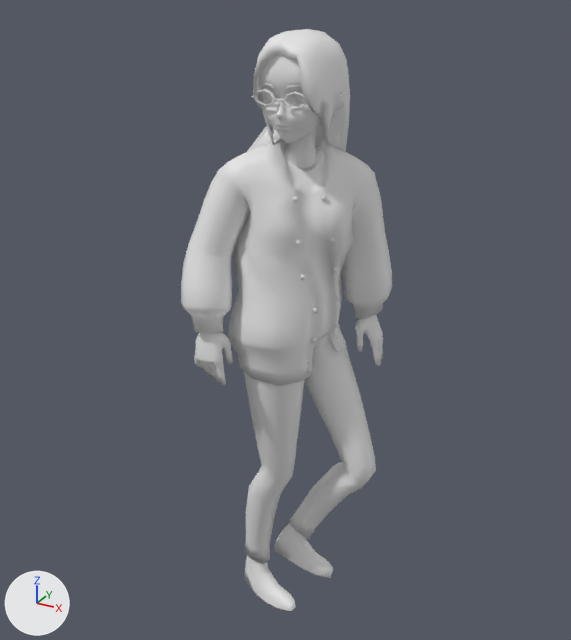
The glTF model public/avatars/female/skeleton.glb: old version first, new version second.
Both versions are drawn from a 50 mm lens placed at (0.887, -1.631, 1.763), pointed at (-0.001, -0.016, 0.956). Every picture has the same lights, and +X, +Y and +Z are marked at lower left. Both versions are drawn at frame 3 of the action 'LeftStrafeWalk'; the numbers are the values there. Vertices at the same position are counted once.

Before the edit, the objects in view are built like this:
```python
me_bodymesh = bpy.data.meshes.new('Bodymesh')
me_bodymesh.from_pydata(...)  # 827 vertices, 1570 faces; spans x -0.202..0.196, y -0.223..0.248, z 0.806..1.415
me_hairmesh = bpy.data.meshes.new('Hairmesh')
me_hairmesh.from_pydata(...)  # 229 vertices, 438 faces; spans x -0.124..0.122, y -0.1..0.169, z 1.223..1.649
me_handmesh = bpy.data.meshes.new('Handmesh')
me_handmesh.from_pydata(...)  # 424 vertices, 828 faces; spans x -0.167..0.191, y -0.203..0.233, z 0.786..1.039
ob_body = bpy.data.objects.new('Body', me_bodymesh)
ob_body.location = (0.0, 0.0, 0.0)
ob_hair = bpy.data.objects.new('Hair', me_hairmesh)
ob_hair.location = (0.0, 0.0, 0.0)
ob_hand = bpy.data.objects.new('Hand', me_handmesh)
ob_hand.location = (0.0, 0.0, 0.0)
# also in view: 'Face' at (0.026, -0.009, 1.461); 'Foot' at (-0.044, 0.065, 0.122); 'Leg' at (0.031, 0.022, 0.566)
```
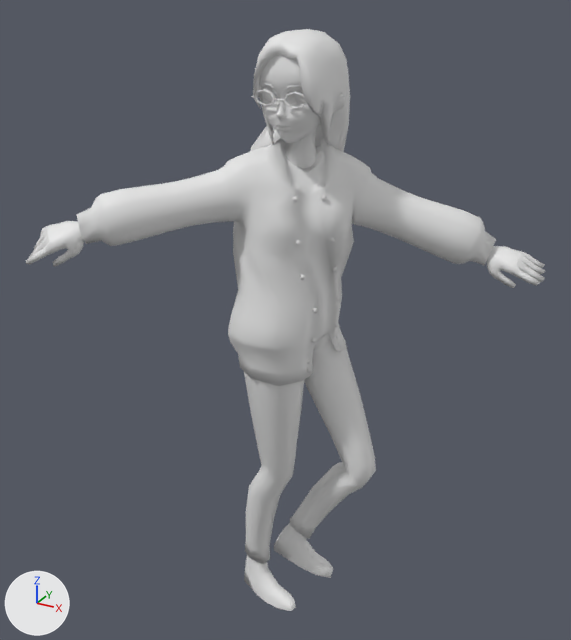
Commit message: Change skeleton.glb to match hubs' full-body avatar.

Where the change shows, as pixel boxes (x1, y1, x2, y2) in the pictures (571 x 640 px; the box of a moved part takes in the faces that stretch with it):
```json
{"object": "Body", "change": "reshaped", "before": [181, 137, 392, 386], "after": [77, 137, 496, 386], "on screen": "98% wider"}
{"object": "Hand", "change": "reshaped", "before": [194, 315, 383, 386], "after": [26, 221, 545, 288]}
{"part": 1, "of": "me_bodymesh", "change": "moved or reshaped", "before": [323, 139, 392, 319], "after": [323, 139, 496, 266]}
{"part": 2, "of": "me_bodymesh", "change": "moved or reshaped", "before": [181, 138, 284, 333], "after": [77, 138, 284, 270]}
{"part": 3, "of": "me_handmesh", "change": "moved or reshaped", "before": [355, 315, 383, 366], "after": [487, 246, 545, 288]}
{"part": 4, "of": "me_handmesh", "change": "moved or reshaped", "before": [194, 332, 233, 386], "after": [26, 221, 84, 267]}
```

Edits to the scene script, one JSON object a line:
```json
{"block": "me_bodymesh", "where": "# used by ob_body; location = (0.0, 0.0, 0.0)"}
{"op": "remove", "block": "me_bodymesh", "code": "me_bodymesh.from_pydata(...)  # 827 vertices, 1570 faces; spans x -0.202..0.196, y -0.223..0.248, z 0.806..1.415"}
{"op": "add", "block": "me_bodymesh", "code": "me_bodymesh.from_pydata(...)  # 827 vertices, 1570 faces; spans x -0.379..0.44, y -0.356..0.29, z 0.806..1.415"}
{"block": "me_bodymesh", "change": "me_bodymesh part 1: 157 of 827 vertices moved; they spanned x 0.024..0.196, y 0.059..0.248, z 0.912..1.376 and now span x 0.024..0.44, y 0.059..0.29, z 1.088..1.376; mean shift (0.121, 0.027, 0.077); largest move (0.11, 0.208, 0.917) -> (0.418, 0.286, 1.108)"}
{"block": "me_bodymesh", "change": "me_bodymesh part 2: 157 of 827 vertices moved; they spanned x -0.202..-0.025, y -0.223..-0.007, z 0.956..1.39 and now span x -0.379..-0.024, y -0.356..-0.002, z 1.167..1.388; mean shift (-0.089, -0.067, 0.103); largest move (-0.102, -0.205, 0.972) -> (-0.341, -0.356, 1.24)"}
{"block": "me_handmesh", "where": "# used by ob_hand; location = (0.0, 0.0, 0.0)"}
{"op": "remove", "block": "me_handmesh", "code": "me_handmesh.from_pydata(...)  # 424 vertices, 828 faces; spans x -0.167..0.191, y -0.203..0.233, z 0.786..1.039"}
{"op": "add", "block": "me_handmesh", "code": "me_handmesh.from_pydata(...)  # 424 vertices, 828 faces; spans x -0.482..0.567, y -0.422..0.31, z 1.045..1.257"}
{"block": "me_handmesh", "change": "me_handmesh part 3: the loose piece of 212 vertices spanning x 0.104..0.191, y 0.148..0.233, z 0.786..1.001 is multiplied about its middle by the matrix ((0.569, 0.072, -0.819), (-0.48, 0.838, -0.26), (0.668, 0.541, 0.511)), then moved by (0.31, 0.069, 0.218)"}
{"block": "me_handmesh", "change": "me_handmesh part 4: 212 of 424 vertices moved; they spanned x -0.167..-0.081, y -0.203..-0.13, z 0.819..1.039 and now span x -0.482..-0.292, y -0.422..-0.258, z 1.141..1.257; mean shift (-0.292, -0.186, 0.297); largest move (-0.083, -0.183, 0.823) -> (-0.45, -0.422, 1.157)"}
```
